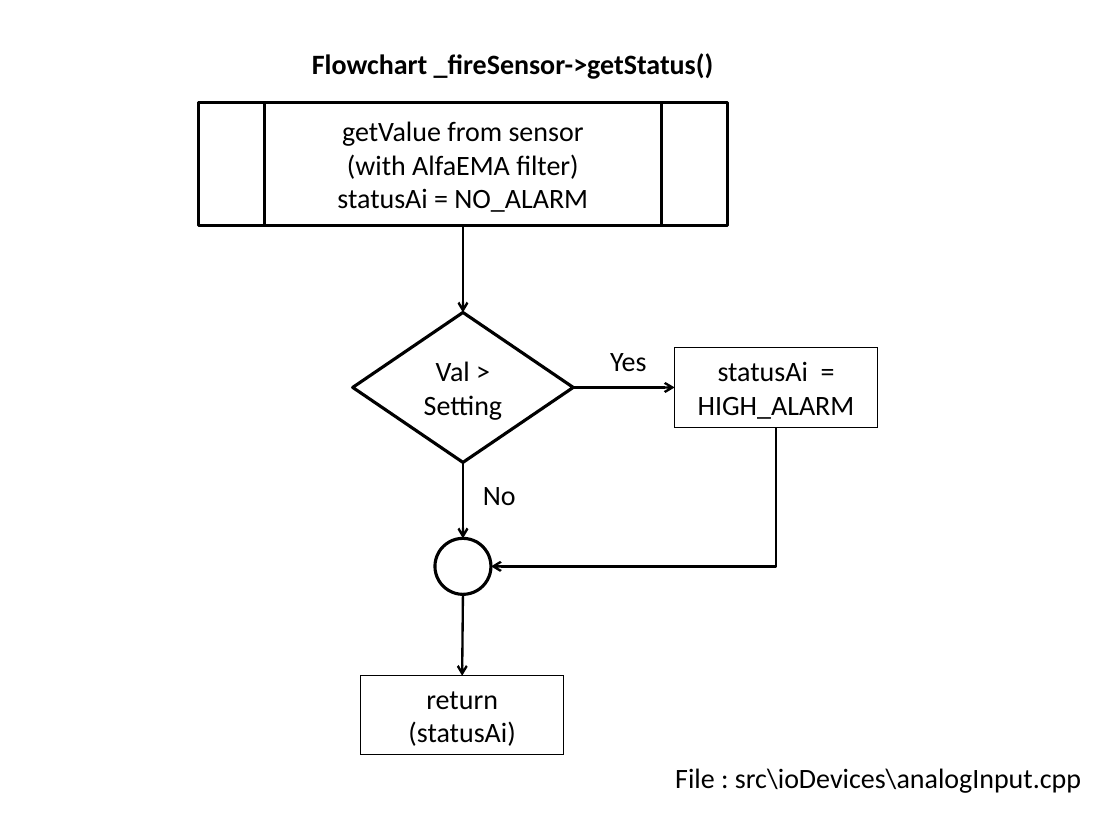
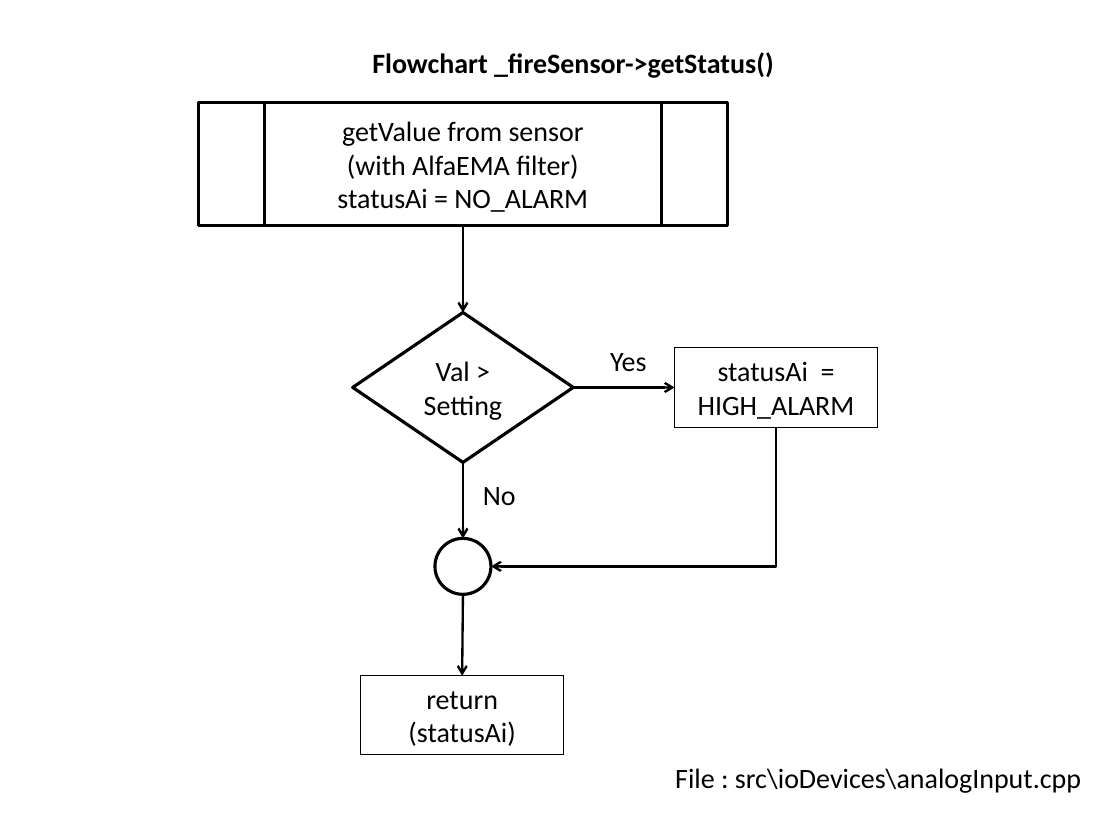
Before and after one commit to slametsampon/WFPS, a slide deck: slide 8 of resources/WFPS.pptx. Drawn at 1120x840 pixels with LibreOffice and Linux fonts; fonts in the diff are those of the drawing; background and template pictures are left out. Boxes give left, top, right and bottom in pixels: in the first picture for what was removed or moved away, otherwise in the second. Text is boxed around its words. In the diff, an @@ line names an element or a change of style, - is before the commit and + after.

```diff
--- a/resources/WFPS.pptx
+++ b/resources/WFPS.pptx
@@ title "Flowchart _fireSensor->getStatus()": place and size @@
-title "Flowchart _fireSensor->getStatus()" at <box>312,53,714,79</box>
+title "Flowchart _fireSensor->getStatus()" at <box>372,52,774,78</box>
@@ title "Flowchart _fireSensor->getStatus()" at <box>372,52,774,78</box>: alignment left to centre; vertical alignment top to middle @@
```
Also in this commit, not shown: 8 other slides changed, 2 slides added.
